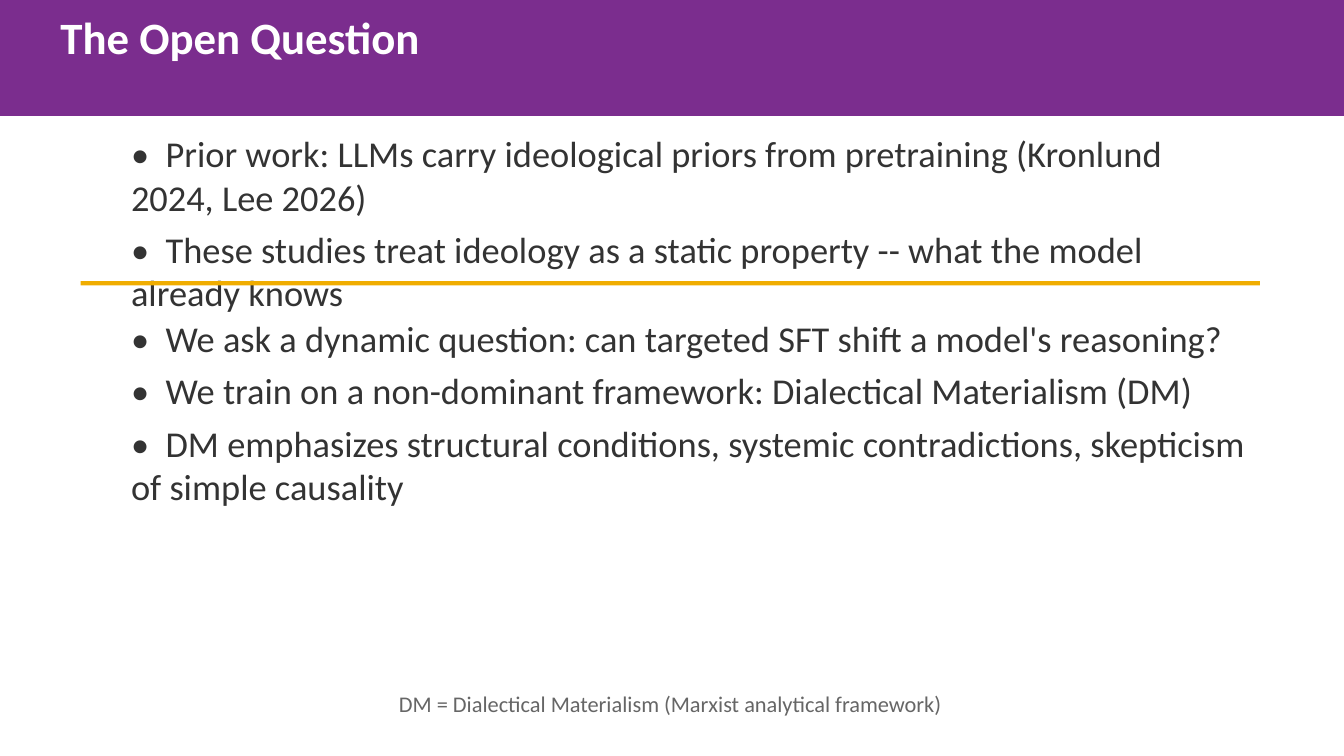
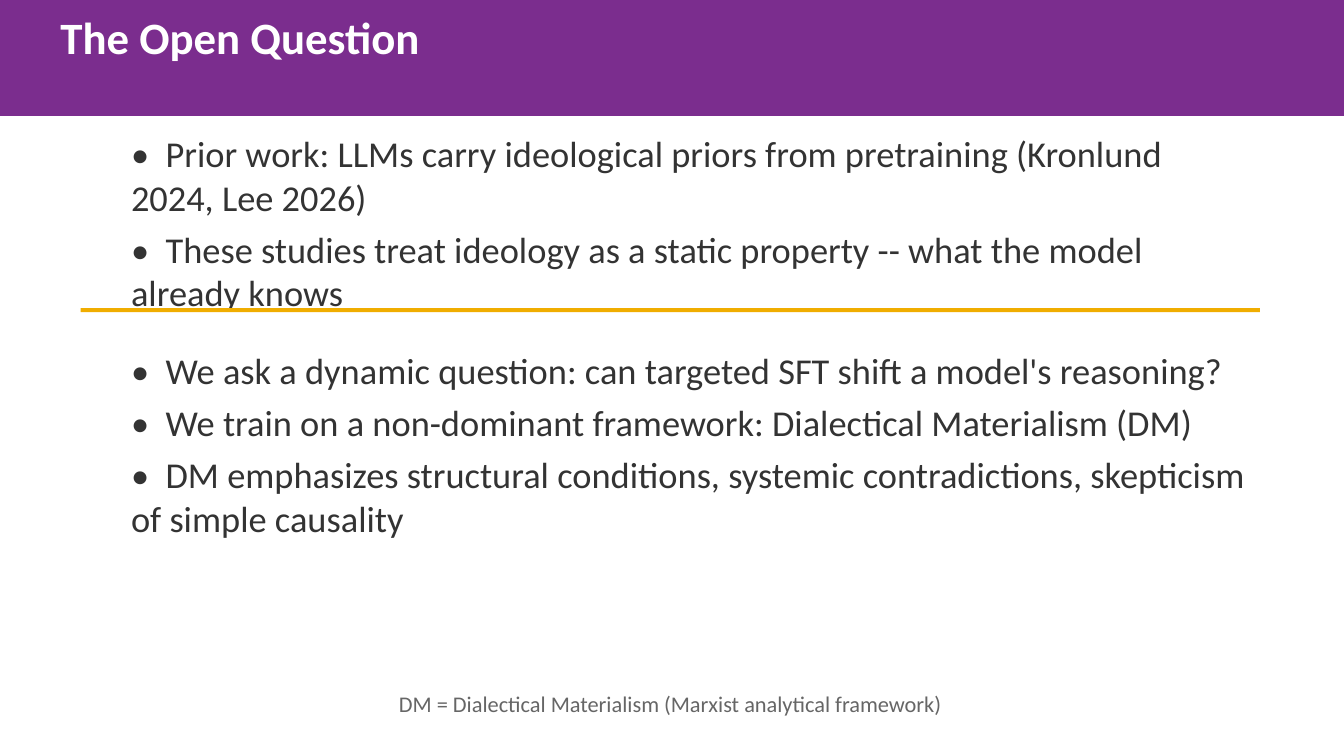
Before and after one commit to gbangban/ai-ideology-study, a slide deck: slide 3 of paper/iclr2026/iclr2026_spotlight.pptx. Drawn at 1344x756 pixels with LibreOffice and Linux fonts; fonts in the diff are those of the drawing. Boxes give left, top, right and bottom in pixels: in the first picture for what was removed or moved away, otherwise in the second. Text is boxed around its words. In the diff, an @@ line names an element or a change of style, - is before the commit and + after.

```diff
--- a/paper/iclr2026/iclr2026_spotlight.pptx
+++ b/paper/iclr2026/iclr2026_spotlight.pptx
@@ text "• Prior work: LLMs carry ..." rewrapped from <box>131,140,1162,312</box> to <box>131,140,1162,270</box> @@
@@ rectangle: place and size @@
-rectangle at <box>81,281,1260,285</box>
+rectangle at <box>81,309,1260,313</box>
@@ text "• We ask a dynamic ..." rewrapped from <box>166,326,1244,463</box> to <box>131,358,1244,538</box> @@
```
Also in this commit, not shown: 7 other slides changed, 1 other file.
